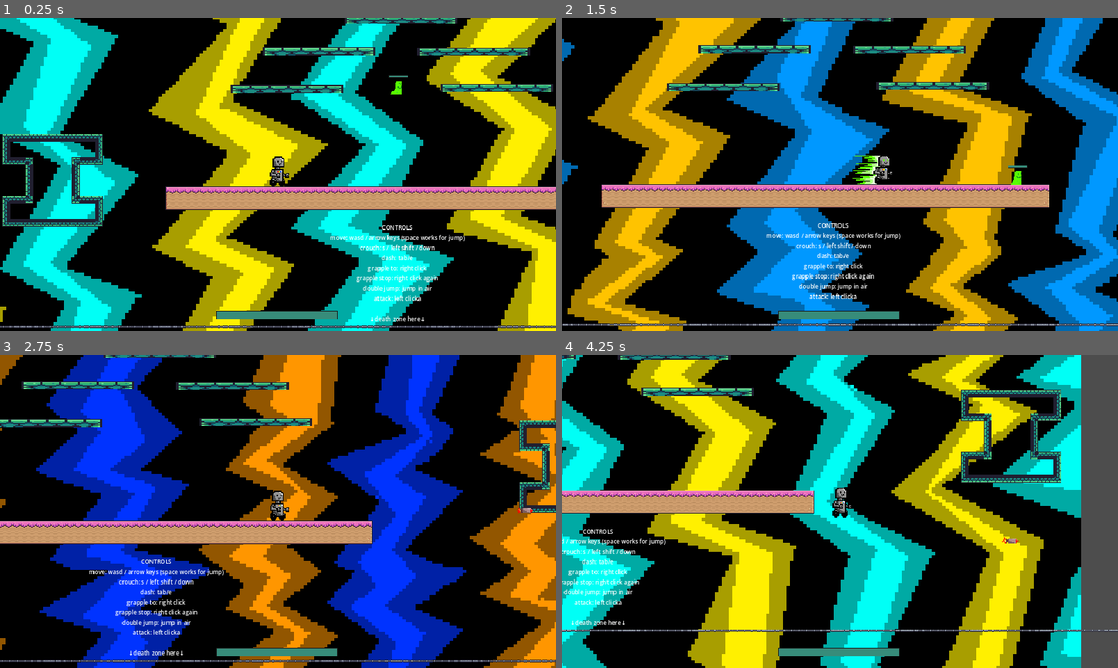
Above: before the commit, frames 1-4 (two rows, left to right).
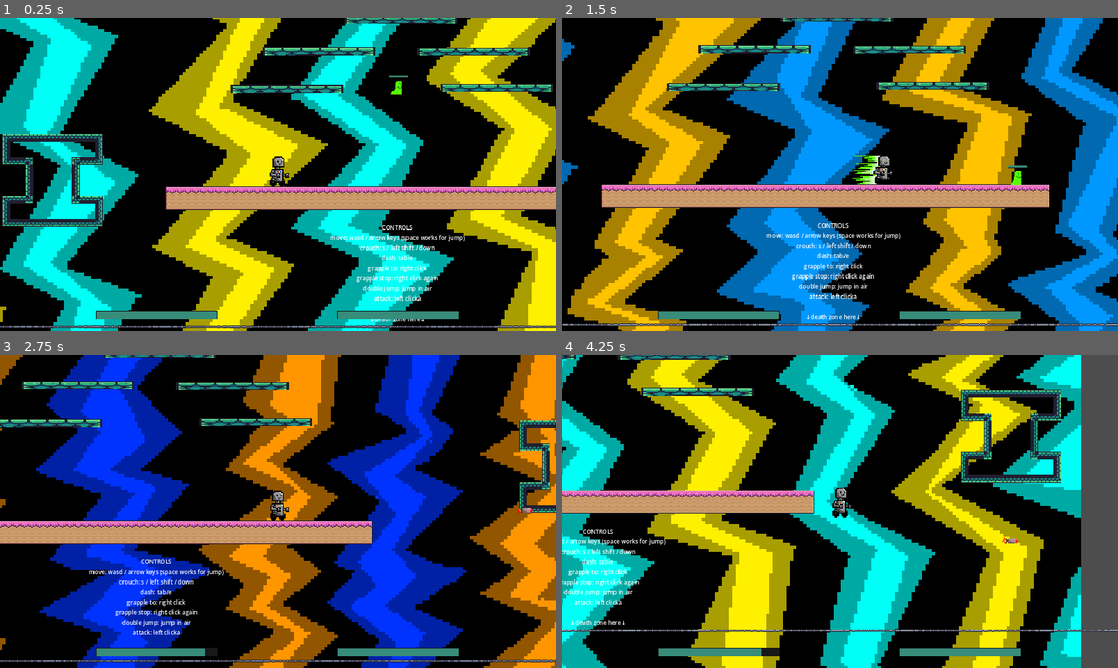
Above: after the commit, the same moments.

Repository: fancyamazon/Beat-the-Bot
Game: Godot game, scene res://scenes/game.tscn
Two runs of this game, one before a commit and one after it. Both use one fixed random seed, a clock stepped at 60 frames per second and the inputs below.
Inputs (mouse positions are in pixels of both pictures, inside the frame that each line leads up to):
- Up to frame 1 (0.25 s): no input
- Up to frame 2 (1.5 s): move the mouse to (962, 158) at 0.52 s; hold L (enemy_right) from 0.53 s (still down); tap Q (attack) at 0.6 s; tap Space (jump) at 0.77 s; tap Tab (dash) at 0.8, 1.35 s; move the mouse to (728, 190) at 1.27 s
- Up to frame 3 (2.75 s): tap Space (jump) at 1.52 s; click (166, 527) at 1.55 s; move the mouse to (333, 442) at 2.02 s; release L (enemy_right) at 2.03 s; hold J (enemy_left) from 2.03 s (still down); click (333, 442) at 2.1 s; tap Q (attack) at 2.3 s
- Up to frame 4 (4.25 s): move the mouse to (812, 574) at 2.77 s; release J (enemy_left) at 2.78 s; hold L (enemy_right) from 2.78 s (still down); tap Q (attack) at 2.85 s; tap Space (jump) at 3.02, 3.77 s; tap Tab (dash) at 3.05 s; move the mouse to (1006, 558) at 3.52 s; hold Shift (crouch) from 3.53 s (still down); click (1006, 558) at 3.8 s

The runs differ from the first frame. In frame 1, 1.7% of the frame differs, in the area x 17-83%, y 93-97%; in frame 2, 1.7%; in frame 3, 1.6%; in frame 4, 1.7%.

Commit message:
Separated teams to allow bot vs player combat

Diff:
--- a/platformer2/scenes/bot.tscn
+++ b/platformer2/scenes/bot.tscn
@@ -596,8 +596,8 @@
 shape = SubResource("RectangleShape2D_62wuq")
 
 [node name="PlayerHurtBox" type="Area2D" parent="AnimatedSprite2D"]
-collision_layer = 2
-collision_mask = 2
+collision_layer = 4
+collision_mask = 4
 
 [node name="CollisionShape2D" type="CollisionShape2D" parent="AnimatedSprite2D/PlayerHurtBox"]
 position = Vector2(0, -0.25)
--- a/platformer2/scenes/bullet.tscn
+++ b/platformer2/scenes/bullet.tscn
@@ -58,8 +58,8 @@
 autoplay = "default"
 
 [node name="BulletHitbox" type="Area2D" parent="."]
-collision_layer = 2
-collision_mask = 2
+collision_layer = 0
+collision_mask = 0
 
 [node name="CollisionShape2D" type="CollisionShape2D" parent="BulletHitbox"]
 position = Vector2(3.5, -1)
--- a/platformer2/scenes/player.tscn
+++ b/platformer2/scenes/player.tscn
@@ -575,8 +575,8 @@
 autoplay = "idle"
 
 [node name="PlayerHitBox" type="Area2D" parent="AnimatedSprite2D"]
-collision_layer = 2
-collision_mask = 2
+collision_layer = 4
+collision_mask = 4
 monitoring = false
 
 [node name="CollisionShape2D" type="CollisionShape2D" parent="AnimatedSprite2D/PlayerHitBox"]
--- a/platformer2/scripts/bot.gd
+++ b/platformer2/scripts/bot.gd
@@ -4,6 +4,9 @@
 var shooting = false
 var jumping = true
 var jump_this_frame = false
+
+func get_team():
+	return "bot"
 
 func decide_actions():
 	if jump_this_frame:
--- a/platformer2/scripts/enemy.gd
+++ b/platformer2/scripts/enemy.gd
@@ -46,6 +46,9 @@
 
 	move_and_slide()
 
+func get_team():
+	return "enemy"
+
 func take_damage(amount: int) -> void:
 	health -= amount
 	health_bar.health = health
--- a/platformer2/scripts/fighter.gd
+++ b/platformer2/scripts/fighter.gd
@@ -5,6 +5,8 @@
 @onready var animated_sprite_2d: AnimatedSprite2D = $AnimatedSprite2D
 var jumps_used = 0
 var JUMPS_MAX = 2
+
+#var team = 0
 #var can_double_jump = true
 
 var facing_dir: int=1
@@ -46,9 +48,21 @@
 
 # ------------------------------ BEGIN FUNCTIONS ---------------------------------- #
 #make it globally known that this is the player
+
+func get_team():
+	return "player"
+
 func _ready():
-	add_to_group("player")
+	add_to_group(get_team())
+	$AnimatedSprite2D/PlayerHurtBox.add_to_group("hurtbox")
+	#$AnimatedSprite2D/PlayerHitBox.add_to_group("hitbox")
 	health_bar._init_health(health)
+	if is_in_group("player"):
+		print("player")
+		health_bar.position.x = 200
+	else:
+		print("bot")
+		health_bar.position.x = 700
 
 func action_dash():
 	if (not is_dashing) and (not on_dash_cooldown):
@@ -66,9 +80,9 @@
 		is_dashing = true
 		dash_timer = DASH_DURATION
 
-		print('dashed')
+		#print('dashed')
 		timer.start(DASH_COOLDOWN)
-		print(timer.time_left)
+		#print(timer.time_left)
 
 func action_jump():
 	if jumps_used < JUMPS_MAX:
@@ -154,13 +168,20 @@
 
 func _on_player_hit_box_area_entered(area: Area2D) -> void:
 	#print("something entered player hitbox: ----\n", area, area.get_groups(), "\n----\n") # this was for debugging
-	if area.is_in_group("hurtbox"):
+	if area.is_in_group("hurtbox") and area.owner.get_team() != get_team():
 		area.owner.take_damage(20)
 
 func action_ranged():
 	animated_sprite_2d.play("ranged-attack-uncharged")
 	var instance = bullet.instantiate()
 	instance.dir = facing_dir  # Set the bullet's direction to the last pressed direction
+	if get_team() == "player":
+		instance.get_node("BulletHitbox").set_collision_layer(3)
+		instance.get_node("BulletHitbox").set_collision_mask(3)
+	else:
+
+		instance.get_node("BulletHitbox").set_collision_layer(2)
+		instance.get_node("BulletHitbox").set_collision_mask(2)
 	#instance.spawnPos = global_position  # Set the spawn position to the player's position
 	instance.spawnPos = global_position + spawn_offset * facing_dir
 	instance.spawnRot = rotation  # Set the spawn rotation to the player's rotation (optional)
@@ -168,7 +189,7 @@
 
 func _on_player_hurt_box_area_entered(area: Area2D) -> void:
 	#print("something entered player hurtbox: ----\n", area, area.get_groups(), "\n----\n") # this was for debugging
-	if area.is_in_group("hitbox"):
+	if area.is_in_group("hitbox") and area.owner.get_team() != get_team():
 		take_damage(5)
 
 func decide_actions():
